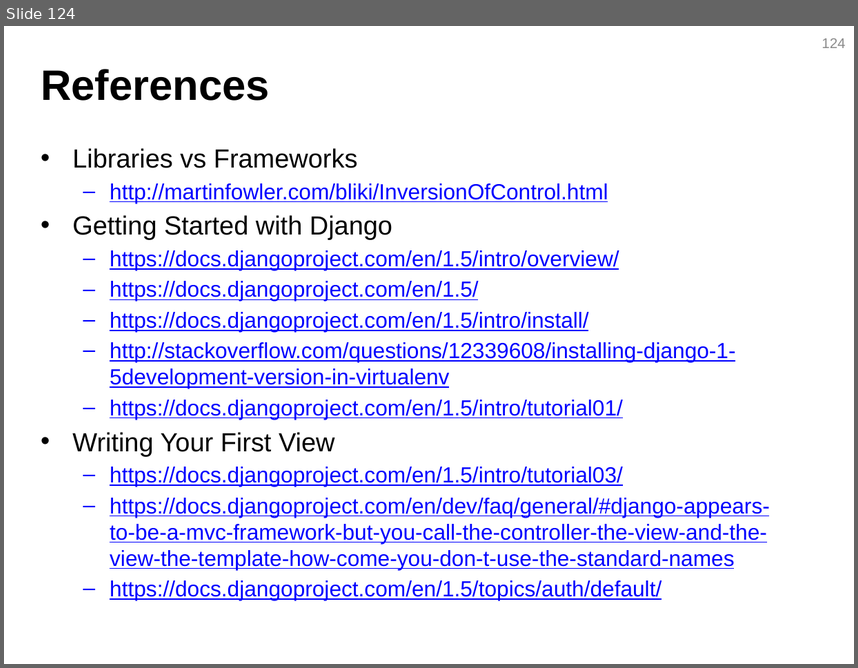
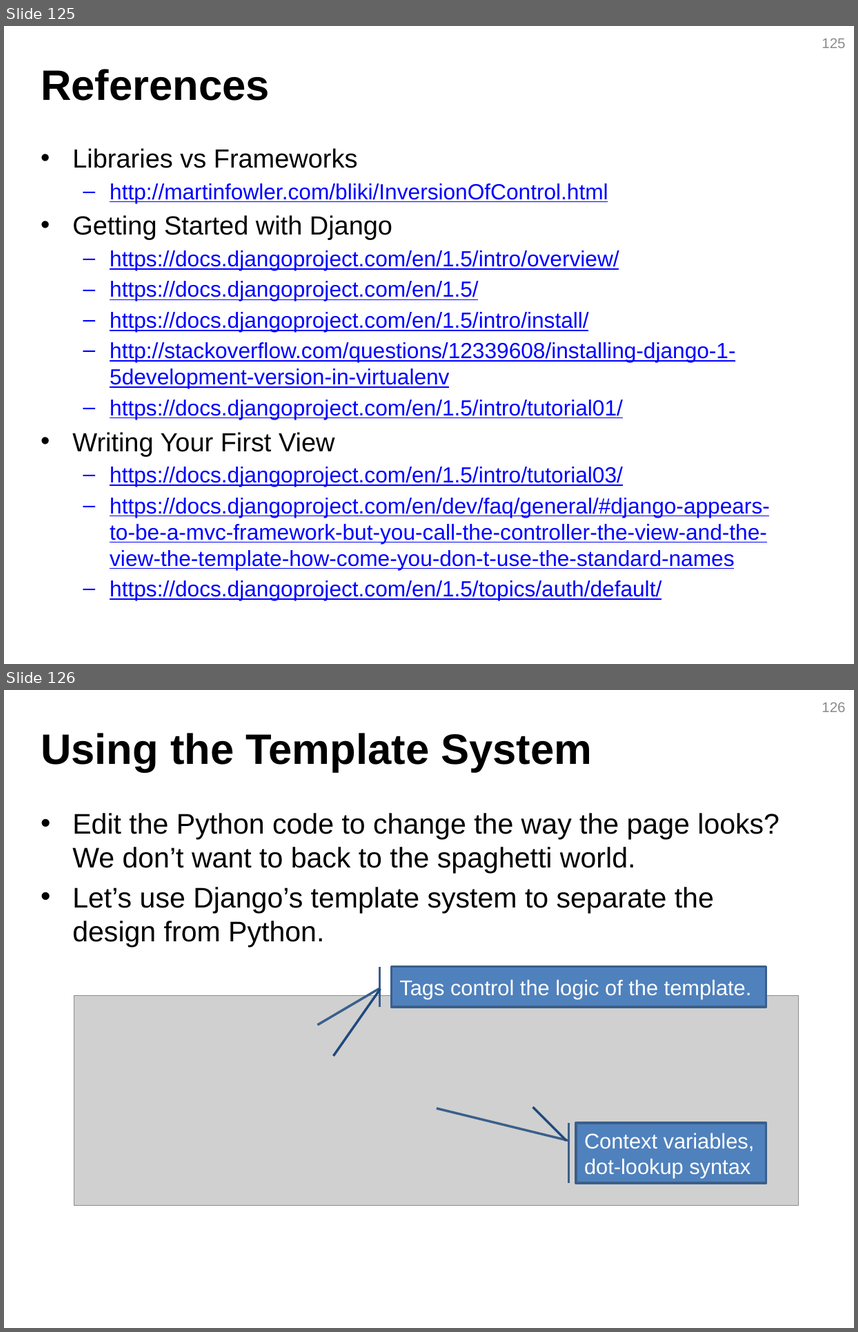
Before and after one commit to JustinSDK/PyConTW2013Tutorial, a slide deck: PyCon Taiwan 2013 Tutorial.pptx. Shown one above the other, each under a label of ours: slide 124 before the commit, slides 125 and 126 after it. The pictures are 858x668 and 858x1332 pixels, drawn with LibreOffice and Linux fonts; fonts in the diff are those of the drawing; grey boxes stand for pictures. Boxes give left, top, right and bottom in pixels: in the first picture for what was removed or moved away, otherwise in the second. Text is boxed around its words. In the diff, an @@ line names an element or a change of style, - is before the commit and + after.

```diff
--- a/PyCon Taiwan 2013 Tutorial.pptx
+++ b/PyCon Taiwan 2013 Tutorial.pptx
@@ slide 126 added at [4,690,854,1328], background #FFFFFF @@
@@ page number added at [822,702,845,712], 12 pt, text #8C8C8C @@
+126
@@ title added at [41,733,592,772], 36 pt, text #000000, bold @@
+Using the Template System
@@ text added at [72,813,780,947], 24 pt, text #000000 @@
+• Edit the Python code to change the way the page looks? We don’t want to back to the spaghetti world.
+• Let’s use Django’s template system to separate the design from Python.
@@ accent border callout added at [392,966,766,1006], fill #4F81BD, outline #3A5F8C 2 pt, 18 pt, text #FFFFFF @@
+Tags control the logic of the template.
@@ picture added at [74,995,799,1204] @@
@@ line added from (381, 988) to (334, 1056), #1F497D 2 pt @@
@@ line added from (533, 1107) to (567, 1141), #1F497D 2 pt @@
@@ accent border callout added at [576,1123,766,1183], fill #4F81BD, outline #3A5F8C 2 pt, 18 pt, text #FFFFFF @@
+Context variables, dot-lookup syntax
@@ what was slide 124 is now slide 125 @@
@@ page number at [822,38,845,48]: text changed @@
-124
+125
```
Also in this commit, not shown: 5 slides changed, 38 other slides added, 1 slide removed, 46 other files.
